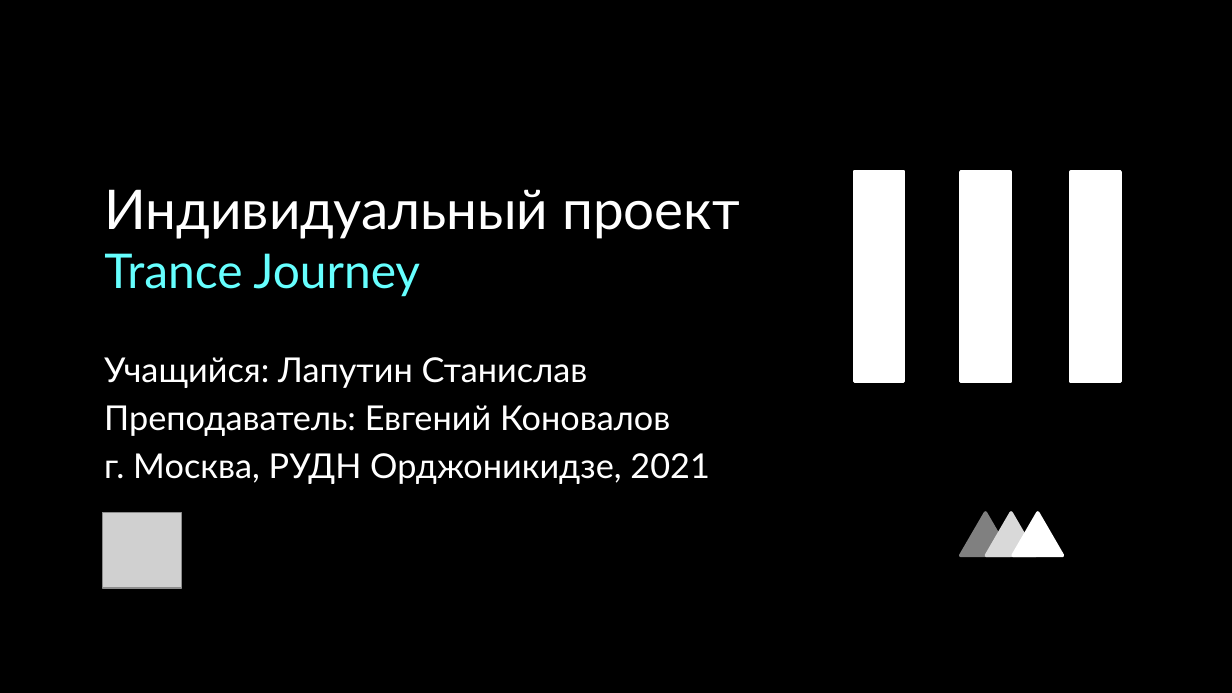
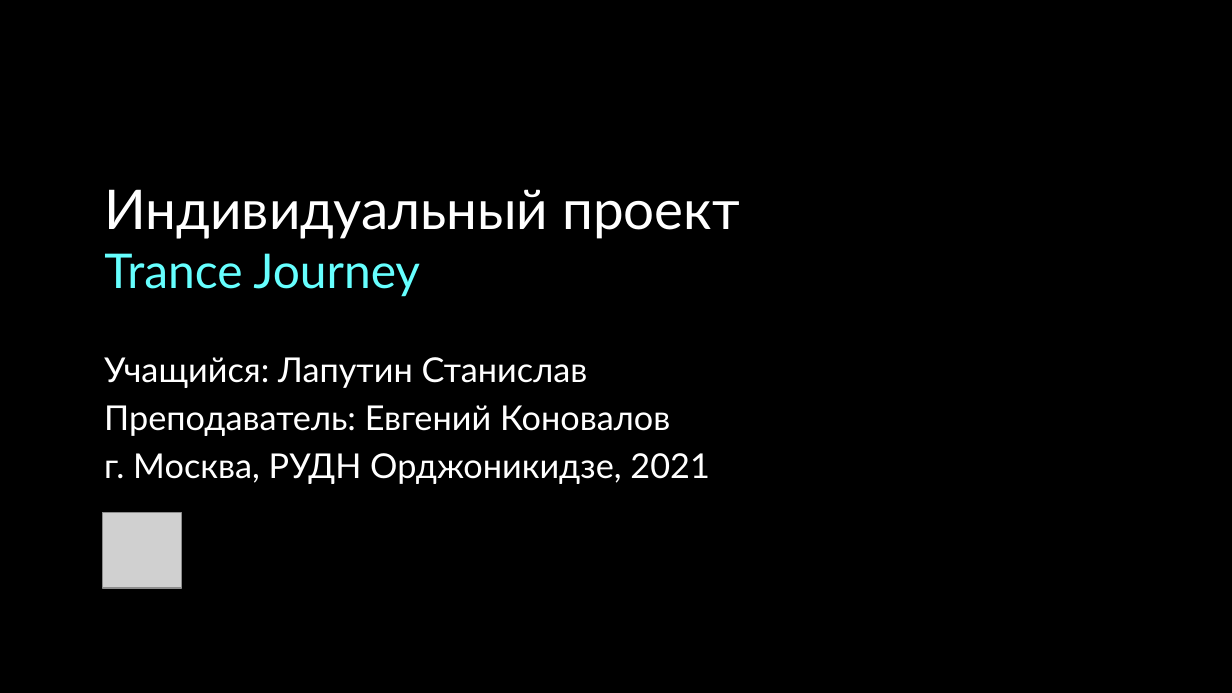
Before and after one commit to cubecrusher/Trance6-2, a slide deck: slide 1 of trjr.pptx. Drawn at 1232x693 pixels with LibreOffice and Linux fonts; fonts in the diff are those of the drawing; grey boxes stand for pictures. Boxes give left, top, right and bottom in pixels: in the first picture for what was removed or moved away, otherwise in the second. Text is boxed around its words. In the diff, an @@ line names an element or a change of style, - is before the commit and + after.

```diff
--- a/trjr.pptx
+++ b/trjr.pptx
@@ rectangle removed at [854,172,903,382] @@
@@ rectangle removed at [961,172,1010,382] @@
@@ rectangle removed at [1071,172,1120,382] @@
@@ triangle removed at [961,513,1010,556] @@
@@ triangle removed at [987,513,1036,556] @@
@@ triangle removed at [1013,513,1062,556] @@
```
Also in this commit, not shown: 8 other slides changed, 2 slides added, 2 slides removed.
